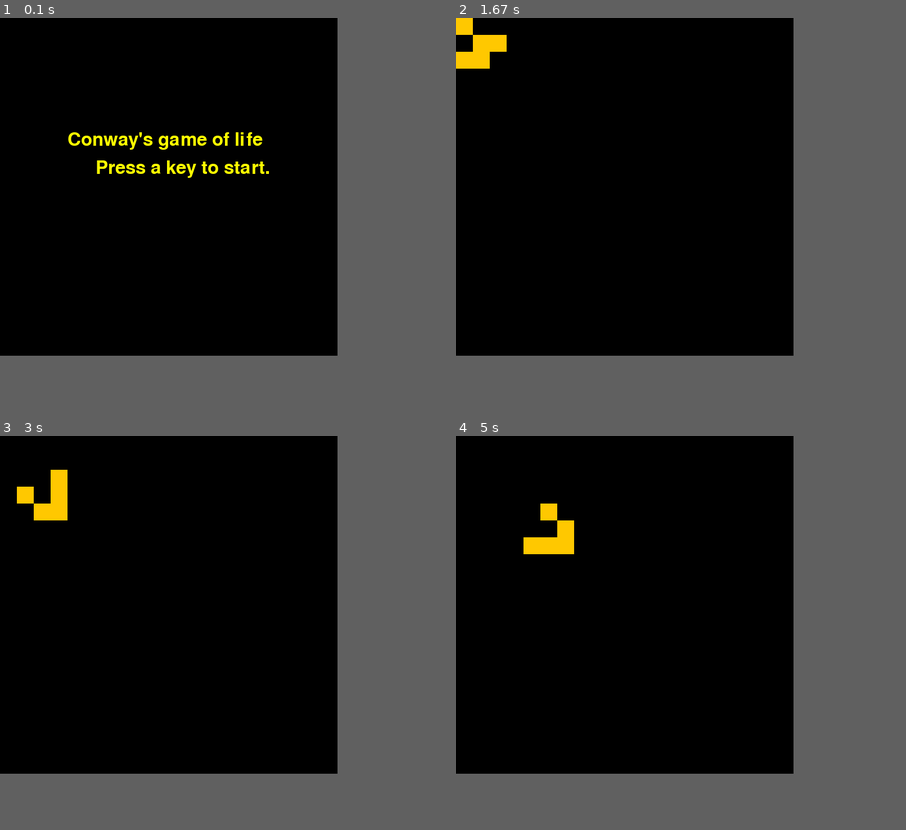
Above: before the commit, frames 1-4 (two rows, left to right).
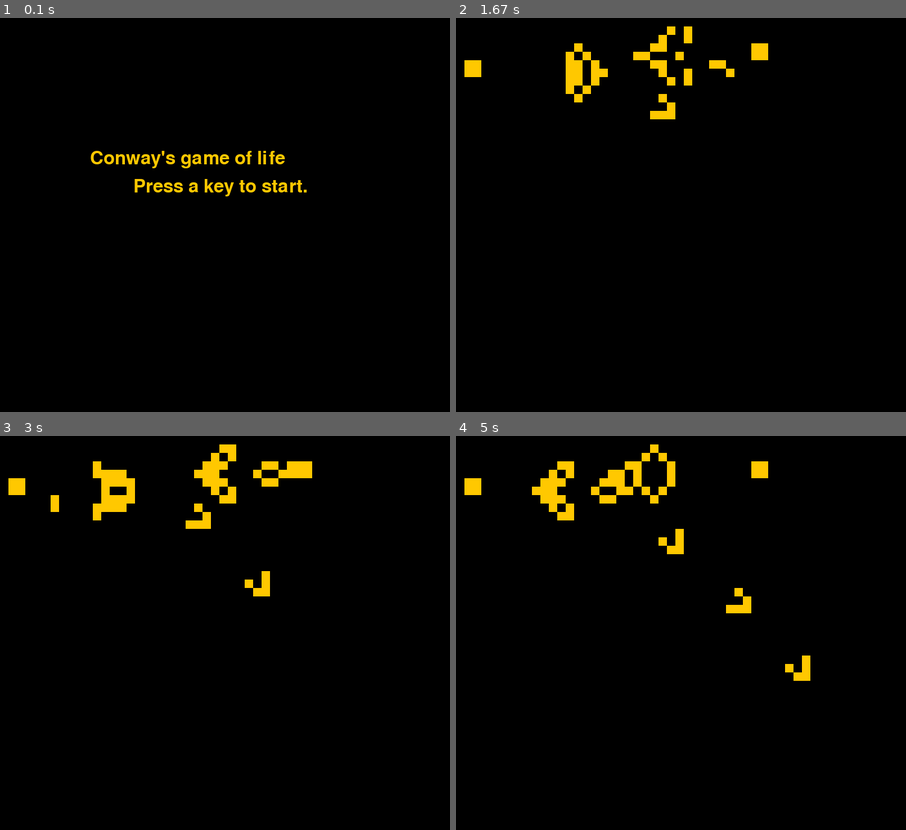
Above: after the commit, the same moments.

Repository: qkzk/portes_ouvertes
Game: pygame game, started from game_of_life/simple_gol_pygame_loop.py
Two runs of this game, one before a commit and one after it. Both use one fixed random seed, a clock stepped at 60 frames per second and the inputs below.
Inputs:
- Up to frame 1 (0.1 s): no input
- Up to frame 2 (1.67 s): tap Enter at 0.33 s
- Up to frame 3 (3 s): no input
- Up to frame 4 (5 s): no input
The window is 600x600 before the commit and 800x700 after it. Grey fills any space a smaller window leaves; there, only what the larger window draws over its background counts as a difference.

The runs differ from the first frame. In frame 1, 2.4% of the frame differs, in the area x 15-69%, y 29-46%; in frame 2, 2.5%; in frame 3, 3.2%; in frame 4, 3.3%, in the area x 1-79%, y 2-63%.

Commit message:
autocommit

Diff:
--- a/game_of_life/simple_gol_pygame_loop.py
+++ b/game_of_life/simple_gol_pygame_loop.py
@@ -4,7 +4,7 @@
 '''
 Simplest implementation of GOL in pygame.
 
-Watch the glider :)
+Watch the game of life :)
 '''
 
 from random import randint
@@ -14,34 +14,64 @@
 
 import simplest_gol as gol
 
-WINDOWHEIGHT = 600  # hauteur de la fenetre
-WINDOWWIDTH = 600  # LARGEUR de la fenetre
+WINDOWHEIGHT = 700  # hauteur de la fenetre
+WINDOWWIDTH = 800  # LARGEUR de la fenetre
 
 BACKGROUNDCOLOR = (0, 0, 0)  # black
 DOTCOLOR = (255, 255, 255)  # white
 OBJCOLOR = (255, 0, 0)  # red
 BESTCOLOR = (0, 255, 0)  # green
 OBSTACLECOLOR = (0, 255, 255)  # cyan
-TEXTCOLOR = (255, 255, 0)  # yellow
+TEXTCOLOR = (255, 200, 0)  # yellow
 
-FPS = 5
+FPS = 20
 
-LARGEUR = 30
+LARGEUR = 15
 SIZE = WINDOWWIDTH / LARGEUR
 
 ############################################################
 #####################   FUNCTIONS    #######################
 ############################################################
 
+presentation = '''
 
-def out_bound(glider):
-    return max([abs(coord) for elt in glider for coord in elt]) > SIZE
+  ############################################################################
+  #                                                                          #
+  # Le Jeu de la vie                                                         #
+  #                                                                          #
+  # Le jeu de la vie est un automate cellulaire imaginé par John Conway en   #
+  # 1970 et qui est le plus connu de tous les automates cellulaires.         #
+  #                                                                          #
+  # Le jeu de la vie est un « jeu à zéro joueur ».                           #
+  #                                                                          #
+  # Le jeu se déroule sur une grille infinie. Chaque case (une cellulle)     #
+  # comporte deux états : vivante ou morte.                                  #
+  #                                                                          #
+  # À chaque tour, on calcule l'état suivant d'une cellule en fonction       #
+  # de son état et de celui de ses voisines.                                 #
+  #                                                                          #
+  # On affiche ensuite l'état suivant.                                       #
+  #                                                                          #
+  # Voici les règles :                                                       #
+  #                                                                          #
+  # * une cellule morte possédant exactement trois voisines vivantes         #
+  #     devient vivante (elle naît) ;                                        #
+  # * une cellule vivante possédant deux ou trois voisines vivantes le reste,#
+  #     sinon elle meurt.                                                    #
+  #                                                                          #
+  ############################################################################
+
+'''
+
+
+def out_bound(figure):
+    return max([abs(coord) for elt in figure for coord in elt]) > SIZE
 
 
 def drawCell(point):
     x, y = point
-    x *= -1
-    y *= -1
+    # x *= -1
+    # y *= -1
     cell_rect = pygame.Rect(x * LARGEUR, y * LARGEUR, LARGEUR, LARGEUR)
     pygame.draw.rect(windowSurface, (255, 200, 0), cell_rect)
 
@@ -56,6 +86,7 @@
 
 def waitForPlayerToPressKey():
     # quitte le jeu au menu de depart
+    print(presentation)
     while True:
         for event in pygame.event.get():
             if event.type == QUIT:  # bouton fermer
@@ -117,17 +148,11 @@
         # Draw the game world on the window.
         windowSurface.fill(BACKGROUNDCOLOR)
 
-        # import pdb; pdb.set_trace()
-        # Draw the scores
-        # drawText(str(score), font, windowSurface, 0.5*WINDOWWIDTH, 0.5*WINDOWHEIGHT)
+        gol.figure = gol.advance(gol.figure)
+        # if out_bound(gol.figure):
+        #     cont = False
 
-        gol.glider = gol.advance(gol.glider)
-        if out_bound(gol.glider):
-            cont = False
-
-        # map(drawCell, gol.glider)
-
-        for cell in gol.glider:
+        for cell in gol.figure:
             drawCell(cell)
 
         # pygame : tick, update
@@ -136,6 +161,7 @@
 
     # pygame : update, reset
     pygame.display.update()
-    # waitForPlayerToPressKey()
+
     cont = True
-    gol.glider = gol.init_glider()
+    # gol.figure = gol.init_glider()
+    gol.figure = gol.init_gun()
--- a/game_of_life/simplest_gol.py
+++ b/game_of_life/simplest_gol.py
@@ -37,10 +37,33 @@
     return set([(0, 0), (1, 0), (2, 0), (0, 1), (1, 2)])
 
 
-glider = init_glider()
+def init_gun():
+    return set([
+        (1, 5), (1, 6), (2, 5), (2, 6),
+        (11, 5), (11, 6), (11, 7),
+        (12, 4),
+        (12, 8),
+        (13, 3), (14, 3),
+        (13, 9), (14, 9),
+        (15, 6),
+        (16, 4),
+        (16, 8),
+        (17, 5), (17, 6), (17, 7),
+        (18, 6),
+        (21, 3), (22, 3), (21, 4), (22, 4), (21, 5), (22, 5),
+        (23, 2),
+        (23, 6),
+        (25, 1), (25, 2),
+        (25, 6), (25, 7),
+        (35, 3), (36, 3), (35, 4), (36, 4)
+    ])
+
+
+figure = init_gun()
+# figure = init_glider()
 
 if __name__ == '__main__':
     for i in range(1000):
-        glider = advance(glider)
+        figure = advance(figure)
         system('clear')
-        print(glider)
+        print(figure)
